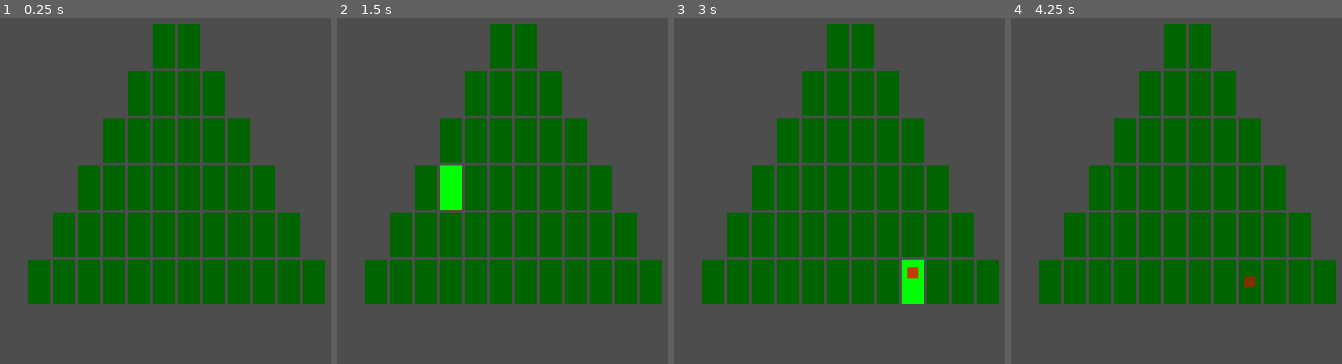
Above: before the commit, frames 1-4 (left to right).
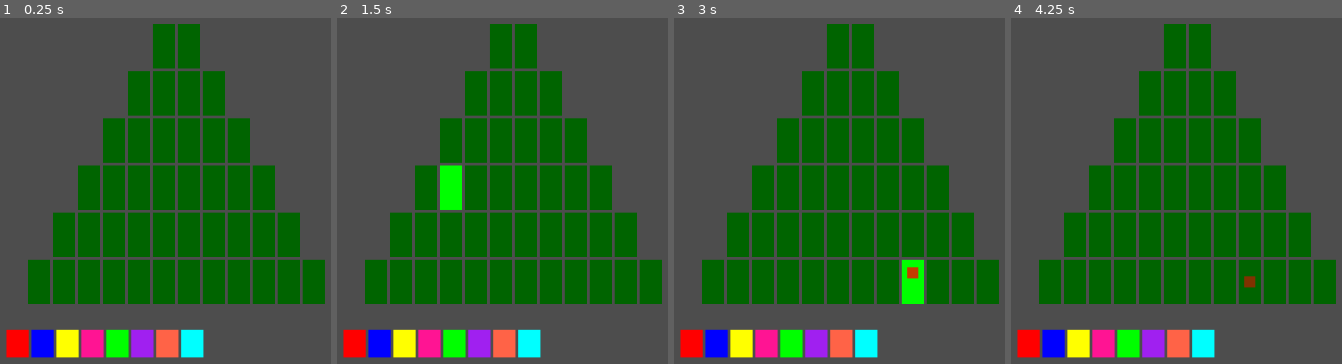
Above: after the commit, the same moments.

Repository: Samiser/christmas-tree-decorator
Game: Godot game, scene res://tree.tscn
Two runs of this game, one before a commit and one after it. Both use one fixed random seed, a clock stepped at 60 frames per second and the inputs below. The project has no main scene, so this scene is started directly.
Inputs (mouse positions are in pixels of both pictures, inside the frame that each line leads up to):
- Up to frame 1 (0.25 s): no input
- Up to frame 2 (1.5 s): tap Enter at 0.5 s; move the mouse to (outside the picture) at 0.52 s; click (outside the picture) at 0.6 s; tap 1 at 0.8, 1.35 s; tap Space at 1.25 s; move the mouse to (449, 197) at 1.27 s
- Up to frame 3 (3 s): tap 6 at 1.55, 2.1 s; tap Enter at 2 s; move the mouse to (outside the picture) at 2.02 s; click (outside the picture) at 2.3 s; tap Space at 2.75 s; move the mouse to (909, 263) at 2.77 s; click (909, 263) at 2.85 s
- Up to frame 4 (4.25 s): tap 1 at 3.05 s; tap Enter at 3.5 s; move the mouse to (outside the picture) at 3.52 s; hold Right mouse button (right_click) from 3.53 s (still down); tap 6 at 3.8 s

The runs differ from the first frame. In frame 1, 4.6% of the frame differs, in the area x 1-62%, y 89-99%; in frame 2, 4.6%; in frame 3, 4.6%; in frame 4, 4.6%.

Commit message:
added colour picker

Diff:
--- /dev/null
+++ b/light_button.gd
@@ -0,0 +1,18 @@
+extends ColorRect
+
+var main_tree : tree
+var index := 0
+var highlighted := false
+
+func _on_mouse_entered() -> void:
+	highlighted = true
+
+func _on_mouse_exited() -> void:
+	highlighted = false
+
+func _input(_event):
+	if !highlighted:
+		return
+
+	if Input.is_action_just_pressed("left_click"):
+		main_tree.selected_light = index
--- /dev/null
+++ b/light_button.tscn
@@ -0,0 +1,12 @@
+[gd_scene load_steps=2 format=3 uid="uid://daew471gtbf0p"]
+
+[ext_resource type="Script" uid="uid://xmqvxoijf5h4" path="res://light_button.gd" id="1_lbbfs"]
+
+[node name="LightButton" type="ColorRect"]
+custom_minimum_size = Vector2(32, 32)
+offset_right = 40.0
+offset_bottom = 40.0
+script = ExtResource("1_lbbfs")
+
+[connection signal="mouse_entered" from="." to="." method="_on_mouse_entered"]
+[connection signal="mouse_exited" from="." to="." method="_on_mouse_exited"]
--- a/tree.gd
+++ b/tree.gd
@@ -1,14 +1,23 @@
 extends Control
+class_name tree
 
-@onready var v_box_container: VBoxContainer = $VBoxContainer
+var colour_pitches := [Color.RED, Color.BLUE, Color.YELLOW, Color.DEEP_PINK, Color.GREEN, Color.PURPLE, Color.TOMATO, Color.CYAN]
+
+var selected_light := 0
+
+@onready var tree_vbox_container: VBoxContainer = $tree_container
+@onready var colour_container: HBoxContainer = $colour_container
+
 @export var tree_height = 7;
 @export var tree_tile : PackedScene
 @export var tree_row : PackedScene
+@export var light_button : PackedScene
 
 var puzzle_manager: PuzzleManager
 
 # Called when the node enters the scene tree for the first time.
 func _ready() -> void:
+	_display_lights()
 	_create_tree()
 	puzzle_manager = PuzzleManager.new()
 
@@ -16,15 +25,17 @@
 	_clear_tree()
 	for row in tree_height:
 		var new_row := tree_row.instantiate()
-		v_box_container.add_child(new_row)
+		tree_vbox_container.add_child(new_row)
 
 		for width_index in row * 2:
 			var tile := tree_tile.instantiate()
 			new_row.add_child(tile)
+			tile.main_tree = self
+			tile.decoration.main_tree = self
 			$SequencePlayer.note_played.connect(tile.decoration.light_decoration)
 
 func _clear_tree() -> void:
-	var children := v_box_container.get_children()
+	var children := tree_vbox_container.get_children()
 	for child in children:
 		child.queue_free()
 
@@ -37,7 +48,7 @@
 		print("Humbug! The row index for get_row_decorations is out of bounds!!!")
 		return null
 
-	var row_tiles := v_box_container.get_child(row_index).get_children()
+	var row_tiles := tree_vbox_container.get_child(row_index).get_children()
 	for tile in row_tiles:
 		notes.append(tile.decoration.current_note)
 
@@ -64,3 +75,17 @@
 				print("solved!!")
 			else:
 				print("incorrect sequence!!")
+
+func _display_lights() -> void:
+	var children := colour_container.get_children()
+	for child in children:
+		child.queue_free()
+
+	var index := 0
+	for colour in colour_pitches:
+		var light := light_button.instantiate()
+		colour_container.add_child(light)
+		light.color = colour
+		light.index = index
+		light.main_tree = self
+		index += 1
--- a/tree.tscn
+++ b/tree.tscn
@@ -1,8 +1,9 @@
-[gd_scene load_steps=5 format=3 uid="uid://ctakbenas6ebq"]
+[gd_scene load_steps=6 format=3 uid="uid://ctakbenas6ebq"]
 
 [ext_resource type="Script" uid="uid://3ttpi45ik3f6" path="res://tree.gd" id="1_brfkd"]
 [ext_resource type="PackedScene" uid="uid://ikpcmbteetwm" path="res://tree_tile.tscn" id="2_gvmkm"]
 [ext_resource type="PackedScene" uid="uid://tf7iltka61jk" path="res://tree_row.tscn" id="3_d2g23"]
+[ext_resource type="PackedScene" uid="uid://daew471gtbf0p" path="res://light_button.tscn" id="4_44ud8"]
 [ext_resource type="PackedScene" uid="uid://ckjou60itce2u" path="res://sequence_player.tscn" id="4_d2g23"]
 
 [node name="Tree" type="Control"]
@@ -13,11 +14,20 @@
 script = ExtResource("1_brfkd")
 tree_tile = ExtResource("2_gvmkm")
 tree_row = ExtResource("3_d2g23")
+light_button = ExtResource("4_44ud8")
 
-[node name="VBoxContainer" type="VBoxContainer" parent="."]
+[node name="tree_container" type="VBoxContainer" parent="."]
 layout_mode = 0
 offset_right = 40.0
 offset_bottom = 40.0
+alignment = 1
+
+[node name="colour_container" type="HBoxContainer" parent="."]
+layout_mode = 0
+offset_left = -31.0
+offset_top = 445.0
+offset_right = 9.0
+offset_bottom = 485.0
 alignment = 1
 
 [node name="Camera2D" type="Camera2D" parent="."]
--- a/tree_decoration.gd
+++ b/tree_decoration.gd
@@ -1,8 +1,8 @@
 extends ColorRect
 
 var current_note : Note
-var color_pitches := [Color.RED, Color.BLUE, Color.YELLOW, Color.DEEP_PINK, Color.GREEN, Color.PURPLE, Color.TOMATO, Color.CYAN]
 var tween : Tween
+var main_tree : tree
 
 @onready var bell_player: AudioStreamPlayer = $BellPlayer
 
@@ -15,7 +15,7 @@
 
 func set_decoration(note: Note) -> void:
 	current_note = note
-	color = color_pitches[note.pitch]
+	color = main_tree.colour_pitches[note.pitch]
 	visible = true
 	play_note(note)
 	light_decoration(0, current_note)
--- a/tree_tile.gd
+++ b/tree_tile.gd
@@ -2,6 +2,7 @@
 
 @onready var decoration: ColorRect = $decoration
 var highlighted := false
+var main_tree : tree
 
 func _ready() -> void:
 	color = Color.DARK_GREEN
@@ -14,17 +15,12 @@
 	color = Color.DARK_GREEN
 	highlighted = false
 
-func _input(event):
+func _input(_event):
 	if !highlighted:
 		return
 
 	if Input.is_action_just_pressed("left_click"):
-		var pitch = 0
-		if $decoration.current_note != null:
-			pitch = $decoration.current_note.pitch + 1
-			if pitch > 7:
-				pitch = 0
-		$decoration.set_decoration(Note.new(pitch, 0))
+		$decoration.set_decoration(Note.new(main_tree.selected_light, 0))
 
 	if Input.is_action_pressed("right_click"):
 		$decoration.remove_decoration()
--- a/tree_tile.tscn
+++ b/tree_tile.tscn
@@ -12,10 +12,6 @@
 [node name="decoration" parent="." instance=ExtResource("2_41qsi")]
 visible = false
 layout_mode = 1
-offset_left = -8.0
-offset_top = -8.0
-offset_right = 8.0
-offset_bottom = 8.0
 
 [connection signal="mouse_entered" from="." to="." method="_on_mouse_entered"]
 [connection signal="mouse_exited" from="." to="." method="_on_mouse_exited"]
Not shown, added: light_button.gd.uid
